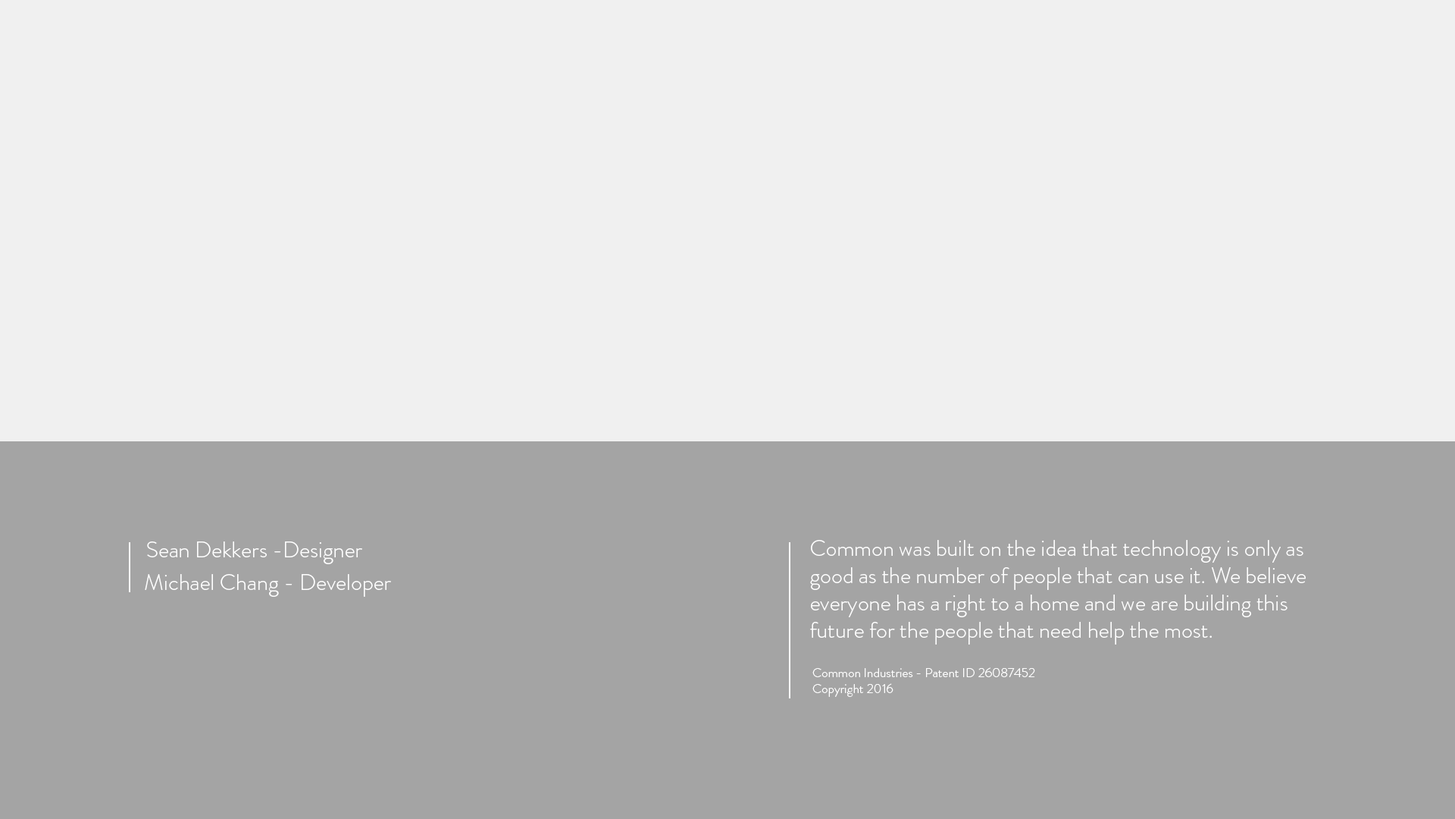
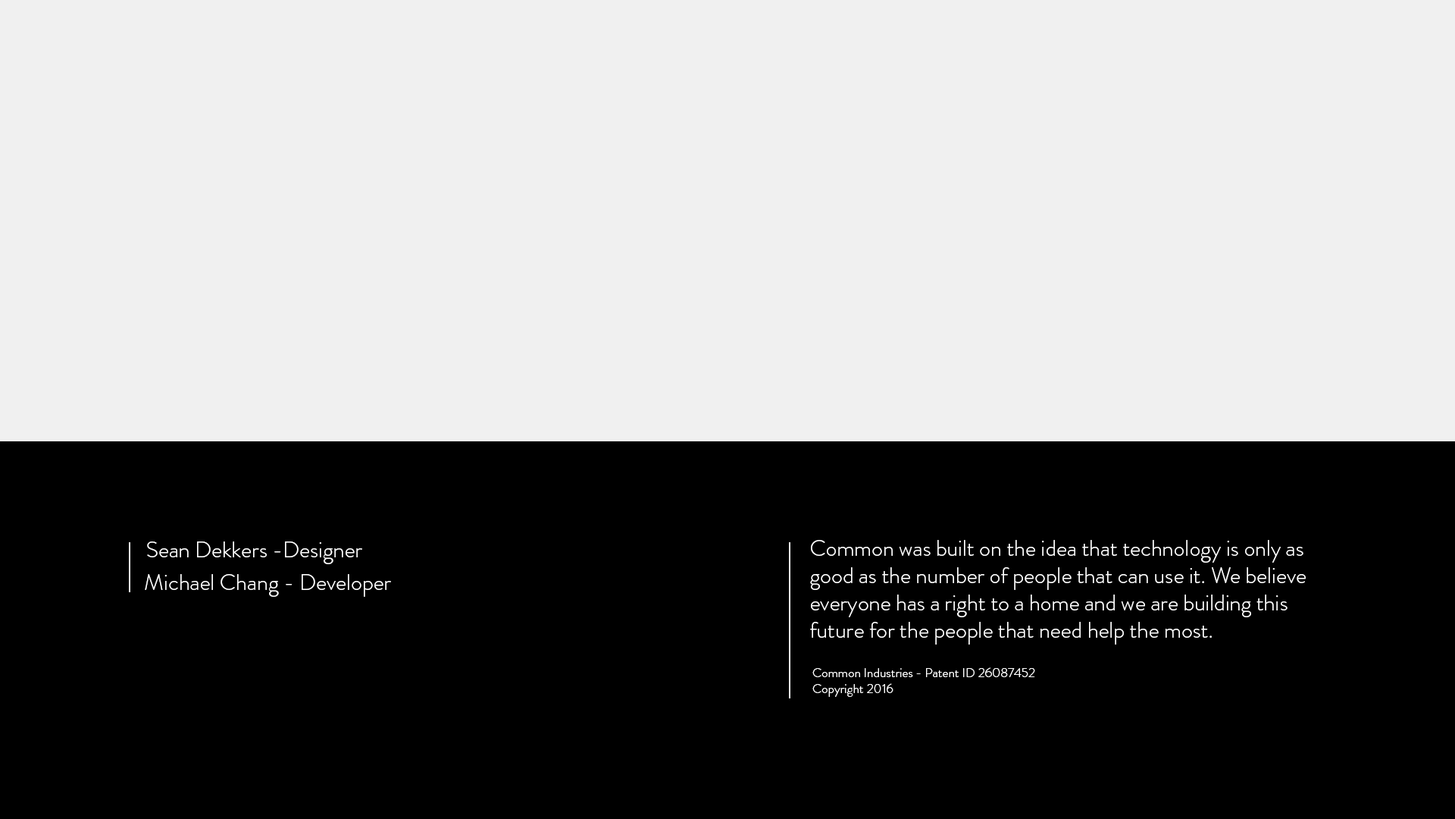
Layered file, before and after one edit (1455 × 819). Changes by layer:
painted on "Layer 1" over [0, 441, 1455, 819]
